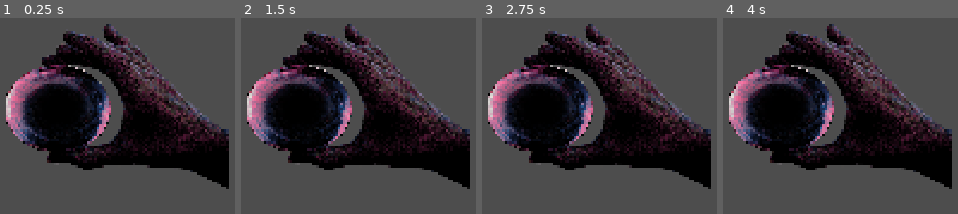
Above: before the commit, frames 1-4 (left to right).
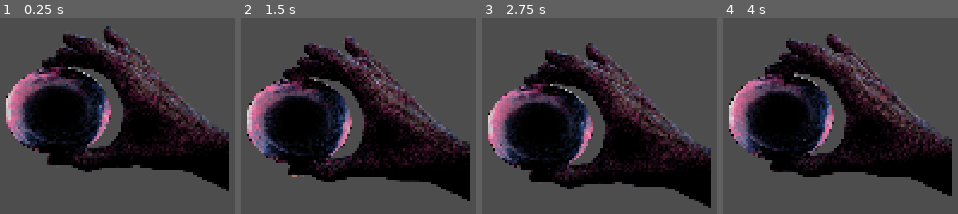
Above: after the commit, the same moments.

Repository: uminekoala/SeviJam6
Game: Godot game, scene res://SCENES/escena_orbe.tscn
The game is run twice, just before and just after one commit, with the same random seed, the same clock (stepped at 60 frames per second) and the same inputs. This scene is started directly instead of the project's main scene.
Inputs:
- Up to frame 1 (0.25 s): no input
- Up to frame 2 (1.5 s): tap Enter at 0.5 s
- Up to frame 3 (2.75 s): no input
- Up to frame 4 (4 s): no input

The runs differ from the first frame. In frame 1, 15% of the frame differs, in the area x 2-98%, y 3-89%; in frame 2, 30%; in frame 3, 36%, in the area x 2-98%, y 3-97%; in frame 4, 25%.

Commit message:
Update escena_orbe.tscn

Diff:
--- a/sevi-jam-6/SCENES/escena_orbe.tscn
+++ b/sevi-jam-6/SCENES/escena_orbe.tscn
@@ -20,6 +20,7 @@
 [sub_resource type="Animation" id="Animation_u3ba8"]
 resource_name = "up_down"
 length = 5.0
+loop_mode = 1
 tracks/0/type = "value"
 tracks/0/imported = false
 tracks/0/enabled = true
@@ -72,3 +73,4 @@
 [node name="AnimationPlayer" type="AnimationPlayer" parent="." unique_id=203372967]
 root_node = NodePath("../Orbe")
 libraries/ = SubResource("AnimationLibrary_62f7r")
+autoplay = &"up_down"
